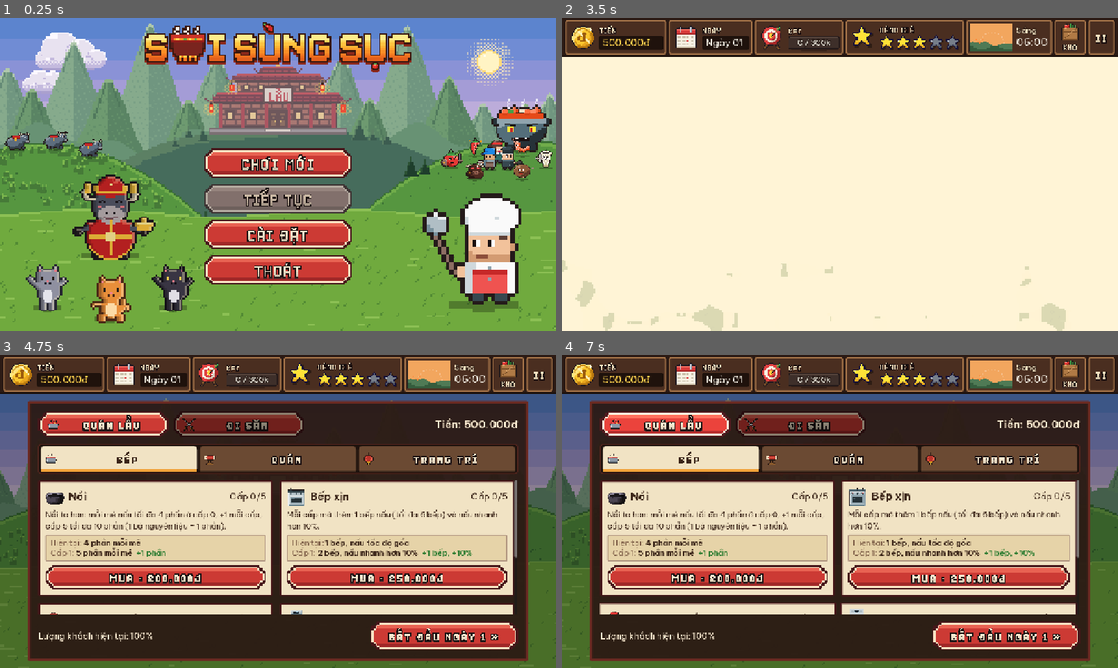
Above: before the commit, frames 1-4 (two rows, left to right).
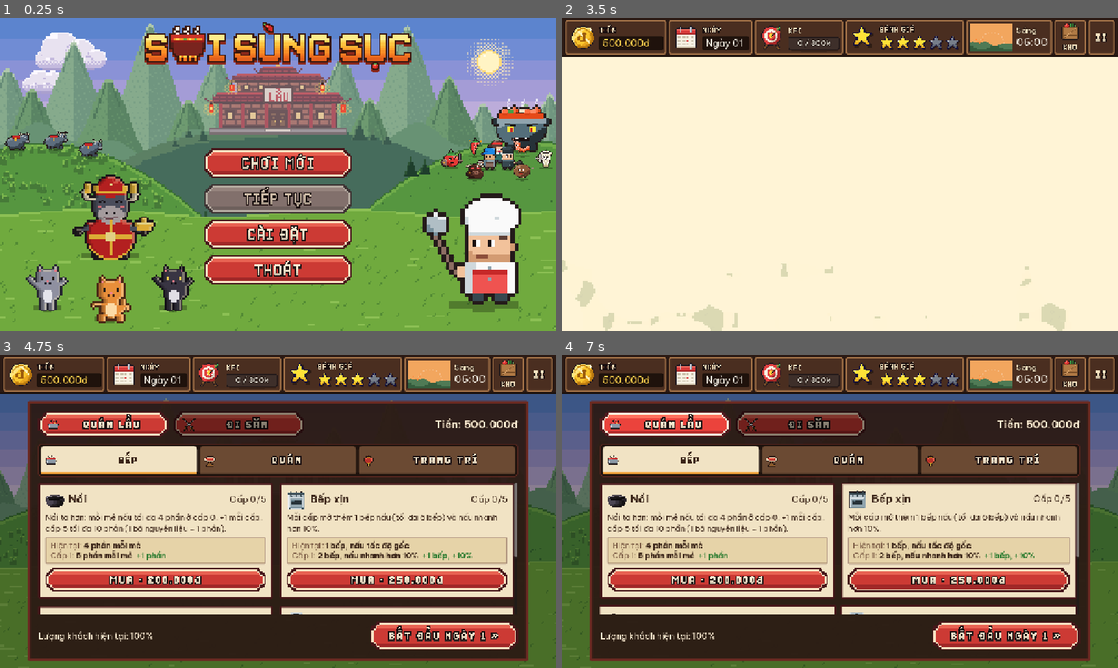
Above: after the commit, the same moments.

Repository: Znoywho/HotPot_SUNSUT
Game: Godot game, scene res://scenes/main_menu/main_menu.tscn
The game is run twice, just before and just after one commit, with the same random seed, the same clock (stepped at 60 frames per second) and the same inputs.
Inputs (mouse positions are in pixels of both pictures, inside the frame that each line leads up to):
- Up to frame 1 (0.25 s): no input
- Up to frame 2 (3.5 s): click "CHƠI MỚI" at 0.5 s; tap Enter at 1.25 s; move the mouse to (962, 158) at 1.27 s; click (962, 158) at 1.42 s; drag from (728, 190) to (812, 237) at 2.02 s; move the mouse to (895, 105) at 2.77 s; click (895, 105) at 2.92 s
- Up to frame 3 (4.75 s): click "!" at 3.5 s; click "Đã hiểu" at 4.25 s
- Up to frame 4 (7 s): click "II" at 5 s; click "Chơi tiếp" at 5.75 s; click "QUÁN LẨU" at 6.5 s

The runs differ from the first frame. In frame 1, 0.8% of the frame differs, in the area x 43-57%, y 43-84%; in frame 2, 0.6%; in frame 3, 15%; in frame 4, 15%, in the area x 6-98%, y 1-92%.

Commit message:
Font pixel: chữ hoa nằm đúng giữa dòng, bản trơn bớt giãn chữ
- Trên / dưới chữ hoa đều chừa 8 hàng (bộ lớn cao 28, bộ nhỏ 24): Godot căn giữa theo cả dòng nên chữ hoa giờ nằm đúng tâm nút / nhãn (trước lệch xuống ~3 px).
- Bản plain (không viền) chỉ hở 2 px giữa 2 chữ thay vì 3 px: tab đang chọn hết thưa chữ.
- Tự kiểm tra: đo 25 nút ở cửa hàng, menu, cài đặt, HUD, game over -> lệch tâm <= 1 px.

Diff:
--- a/assets/fonts/pixel_title/pixel_title.gd
+++ b/assets/fonts/pixel_title/pixel_title.gd
@@ -9,8 +9,9 @@
 ## Màu, viền, bóng đã vẽ trong ảnh font nên không dùng viền động của Godot. Cỡ chữ luôn là bội NGUYÊN của cỡ gốc
 ## (NATIVE_SIZE / SMALL_NATIVE_SIZE) để mỗi điểm ảnh của font thành ô vuông đều nhau.
 
-const NATIVE_SIZE := 25 ## = "size" trong .fnt: chiều cao dòng gốc (px ảnh), Godot phóng theo cỡ chữ / NATIVE_SIZE.
-const SMALL_NATIVE_SIZE := 21 ## Chiều cao dòng gốc của bộ nhỏ (small_*.fnt).
+const NATIVE_SIZE := 28 ## = "size" trong .fnt: chiều cao dòng gốc (px ảnh), Godot phóng theo cỡ chữ / NATIVE_SIZE.
+const SMALL_NATIVE_SIZE := 24 ## Chiều cao dòng gốc của bộ nhỏ (small_*.fnt).
+## Chữ hoa nằm đúng giữa dòng (trên / dưới chữ hoa đều chừa 8 hàng) nên căn giữa nút / nhãn là chữ ở giữa.
 const FONTS := {
 	"morning": preload("res://assets/fonts/pixel_title/morning.fnt"), ## Sáng: kem bơ -> đào -> cam (bình minh).
 	"noon": preload("res://assets/fonts/pixel_title/noon.fnt"), ## Trưa: trắng vàng -> vàng -> hổ phách.
Not shown, changed: assets/fonts/pixel_title/armor.fnt
Binary file changed: assets/fonts/pixel_title/armor.png
Not shown, changed: assets/fonts/pixel_title/evening.fnt
Binary file changed: assets/fonts/pixel_title/evening.png
Not shown, changed: assets/fonts/pixel_title/game_over.fnt
Binary file changed: assets/fonts/pixel_title/game_over.png
Not shown, changed: assets/fonts/pixel_title/heal.fnt
Binary file changed: assets/fonts/pixel_title/heal.png
Not shown, changed: assets/fonts/pixel_title/morning.fnt
Binary file changed: assets/fonts/pixel_title/morning.png
Not shown, changed: assets/fonts/pixel_title/noon.fnt
Binary file changed: assets/fonts/pixel_title/noon.png
(and 10 more such lines)
